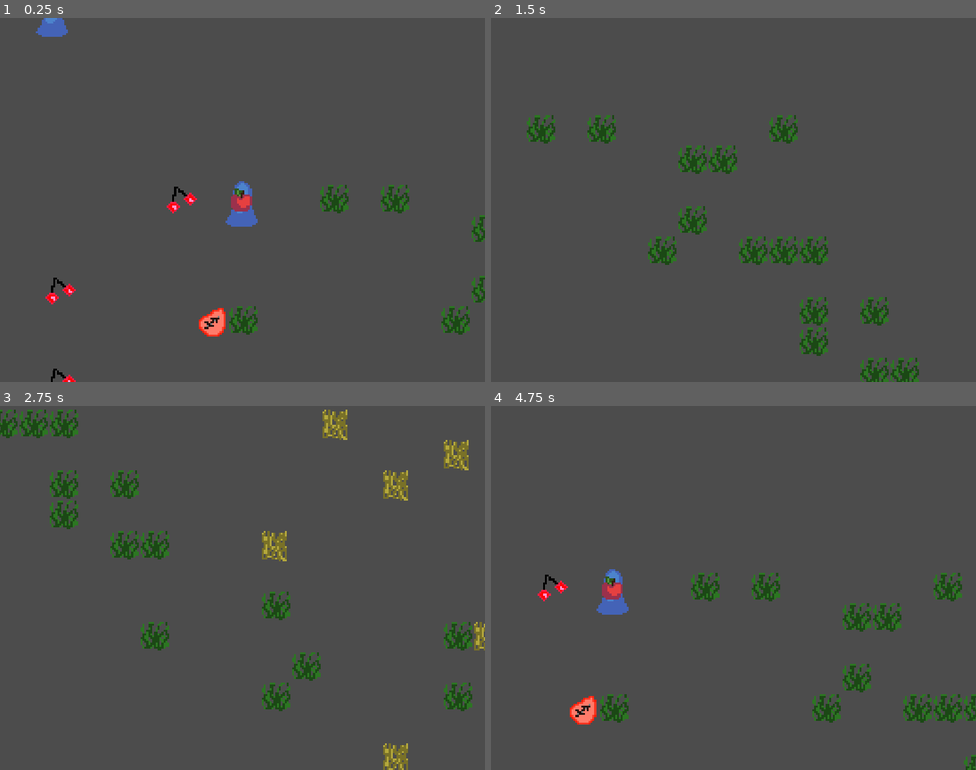
Above: before the commit, frames 1-4 (two rows, left to right).
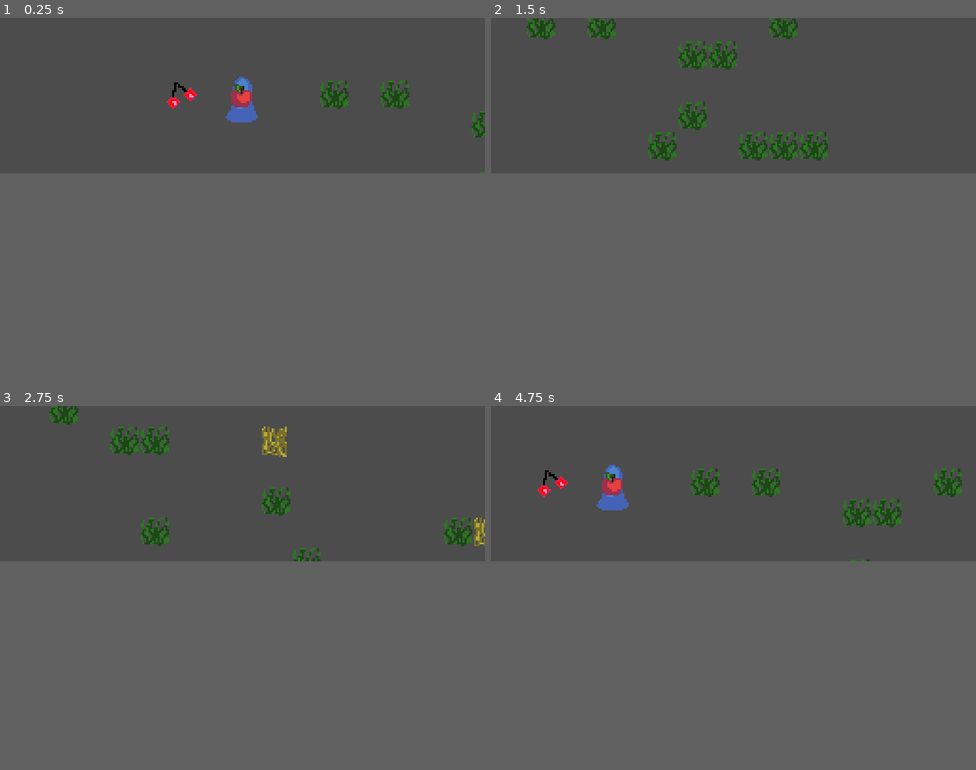
Above: after the commit, the same moments.

Repository: Branchlet-ANS/ldjam48
Game: Godot game, scene res://Main.tscn
The game is run twice, just before and just after one commit, with the same random seed, the same clock (stepped at 60 frames per second) and the same inputs.
Inputs (mouse positions are in pixels of both pictures, inside the frame that each line leads up to):
- Up to frame 1 (0.25 s): no input
- Up to frame 2 (1.5 s): tap Enter at 0.5 s; move the mouse to (840, 181) at 0.52 s; hold D (ui_right) 0.53-1.28 s; click (840, 181) at 0.67 s; move the mouse to (636, 218) at 1.27 s; hold S (ui_down) from 1.28 s (still down); click (636, 218) at 1.42 s
- Up to frame 3 (2.75 s): move the mouse to (291, 507) at 2.02 s; release S (ui_down) at 2.03 s; hold D (ui_right) from 2.03 s (still down); click (291, 507) at 2.17 s
- Up to frame 4 (4.75 s): move the mouse to (709, 660) at 2.77 s; release D (ui_right) at 2.78 s; hold W (ui_up) 2.78-3.53 s; click (709, 660) at 2.92 s; move the mouse to (879, 642) at 3.52 s; hold A (ui_left) from 3.53 s (still down); click (879, 642) at 3.67 s; move the mouse to (588, 533) at 4.27 s; click (588, 533) at 4.42 s
In our replay, the window is 800x600 before the commit and 800x256 after it. These sizes can differ from the game's own. Grey fills any space a smaller window leaves; there, only what the larger window draws over its background counts as a difference.

The runs differ from the first frame. In frame 1, 4.3% of the frame differs, in the area x 7-100%, y 0-100%; in frame 2, 6.9%; in frame 3, 7.5%, in the area x 0-100%, y 0-100%; in frame 4, 6.3%.

Commit message:
Edit character states

Diff:
--- a/godot/Character.gd
+++ b/godot/Character.gd
@@ -14,7 +14,7 @@
 var inventory : Inventory = Inventory.new()
 var _state : int
 var velocity : Vector2 = Vector2(0, 0)
-var target : Vector2 = Vector2(0, 0)
+var _target : Vector2 = Vector2(0, 0)
 var speed : float = 100
 var jobs : Array = []
 
@@ -23,23 +23,15 @@
 
 func _process(delta):
 	if get_state() == STATE.idle and jobs.size() > 0:
-		set_state(STATE.job)
-	if get_state() == STATE.job:
 		if jobs.size() > 0 and is_instance_valid(jobs[0]):
-			target = jobs[0].transform.origin
-		else:
-			set_state(STATE.idle)
+			set_target(jobs[0].transform.origin)
 
 func _physics_process(delta):
 	if get_state() == STATE.target or get_state() == STATE.job:
-		velocity = transform.origin.direction_to(target) * speed
+		velocity = transform.origin.direction_to(_target) * speed
 		velocity = move_and_slide(velocity)
-		if transform.origin.distance_to(target) < speed * delta:
-			if get_state() == STATE.job:
-				if jobs.size() > 0 and is_instance_valid(jobs[0]):
-					jobs[0].queue_free()
-				jobs.pop_front()
-			set_state(STATE.idle)
+		if transform.origin.distance_to(_target) < speed * delta:
+			set_state(STATE.job)
 
 func _on_Area2D_body_entered(body):
 	if body.get_filename() == "res://Gatherable.tscn":
@@ -55,4 +47,11 @@
 func set_state(state):
 	_state = state
 	if (state == STATE.idle):
-		target = transform.origin
+		_target = transform.origin
+
+func set_target(target):
+	_target = target
+	set_state(STATE.target)
+
+func get_target():
+	return _target
--- a/godot/God.gd
+++ b/godot/God.gd
@@ -32,8 +32,7 @@
 					interact(interactable)
 					return
 			for character in selected_characters:
-				character.target = camera.screen_position(event)
-				character.set_state(character.STATE.target)
+				character.set_target(camera.screen_position(event))
 
 func interact(interactable):
 	for character in get_parent().characters:
--- a/godot/project.godot
+++ b/godot/project.godot
@@ -63,6 +63,7 @@
 [display]
 
 window/size/width=800
+window/size/height=256
 
 [importer_defaults]
 
